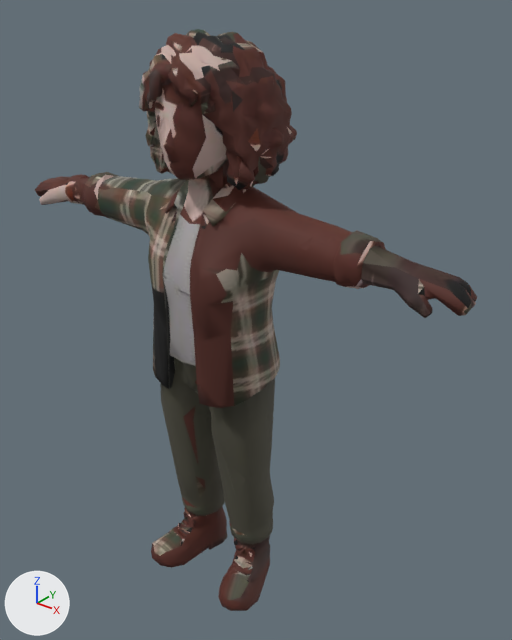
Before and after pictures for a commit that changed the glTF model dist/models/people/plaid-shirt.glb.
One viewpoint serves both versions: a 50 mm camera at (1.001, -1.112, 1.456) aimed at (0.055, 0.07, 0.723). Lighting does not change. The marker at lower left points along +X, +Y and +Z. The picture after the commit comes second. Vertices at exactly the same position are counted once.

The first picture shows 'char1.001'.
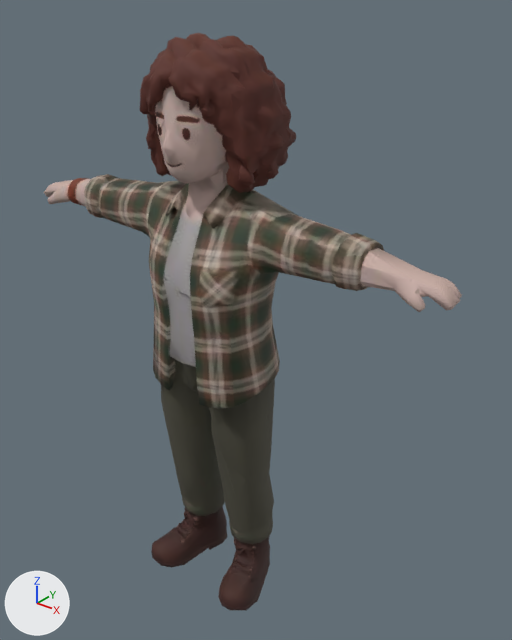
What differs and where, as boxes (x1, y1, x2, y2) in the pictures (512 x 640 px; the box of a moved part takes in the faces that stretch with it):
'char1.001', reshaped, rescaled
    before: (35, 29, 477, 611)
    after: (44, 33, 462, 611)
part 1 of me_char1_003, moved or reshaped
    before: (35, 175, 110, 219)
    after: (44, 178, 111, 221)
part 2 of me_char1_003, moved or reshaped
    before: (363, 238, 477, 318)
    after: (362, 240, 462, 312)
part 3 of me_char1_003, cut back
    before: (150, 68, 266, 259)
    after: (151, 43, 284, 259)
part 4 of me_char1_003, surface changed
    before: (66, 29, 425, 611)
    after: (44, 33, 419, 611)

The change in detail:
me_char1_003 is used by ob_char1_001; location (0.0, 0.0, 0.0); scale (0.008, 0.008, 0.008).
me_char1_003 had 2250 vertices, 4500 faces and spanned x -75.0..75.0, y -18.0..18.0, z 0.0..170.0.
me_char1_003 now has 2250 vertices, 4500 faces and spans x -72.0..72.0, y -18.0..18.0, z 0.0..170.0.
me_char1_003 part 1: 14 vertices moved from x -75.0..-57.0, y -9.0..3.0, z 116.0..124.0 to x -72.0..-57.0, y -6.0..2.0, z 117.0..122.0; 60 vertices removed from x -75.0..-42.0, y -9.0..4.0, z 115.0..126.0; 50 vertices added at x -72.0..-42.0, y -8.0..3.0, z 116.0..125.0.
me_char1_003 part 2: 23 vertices moved from x 49.0..75.0, y -9.0..3.0, z 115.0..126.0 to x 49.0..72.0, y -8.0..2.0, z 116.0..126.0; 36 vertices removed from x 49.0..75.0, y -9.0..3.0, z 116.0..126.0; 30 vertices added at x 49.0..72.0, y -7.0..2.0, z 117.0..127.0.
me_char1_003 part 3: 2 vertices moved within x -10.0..4.0, y -11.0..-6.0, z 124.0..136.0; 6 vertices removed from x -8.0..17.0, y -13.0..14.0, z 124.0..162.0; 19 vertices added at x -11.0..17.0, y -15.0..14.0, z 122.0..166.0.
me_char1_003 part 4: 3340 kept faces spanning x -71.0..71.0, y -18.0..18.0, z 0.0..170.0 get new texture (UV) coordinates.
Other edits to the shape of me_char1_003 do not show in these pictures.
Object 'char1.001' (ob_char1_001) is rescaled from (0.008, 0.008, 0.008) to (0.00796, 0.00796, 0.00796).
